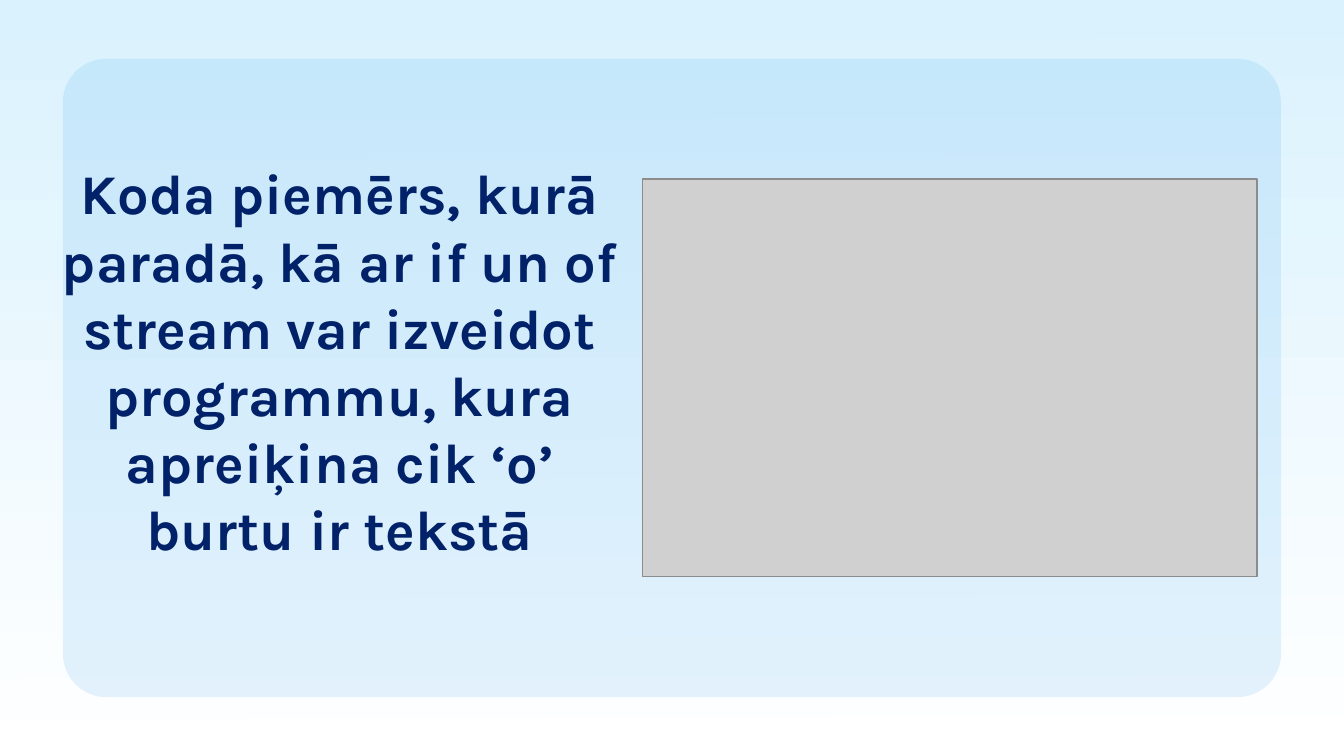
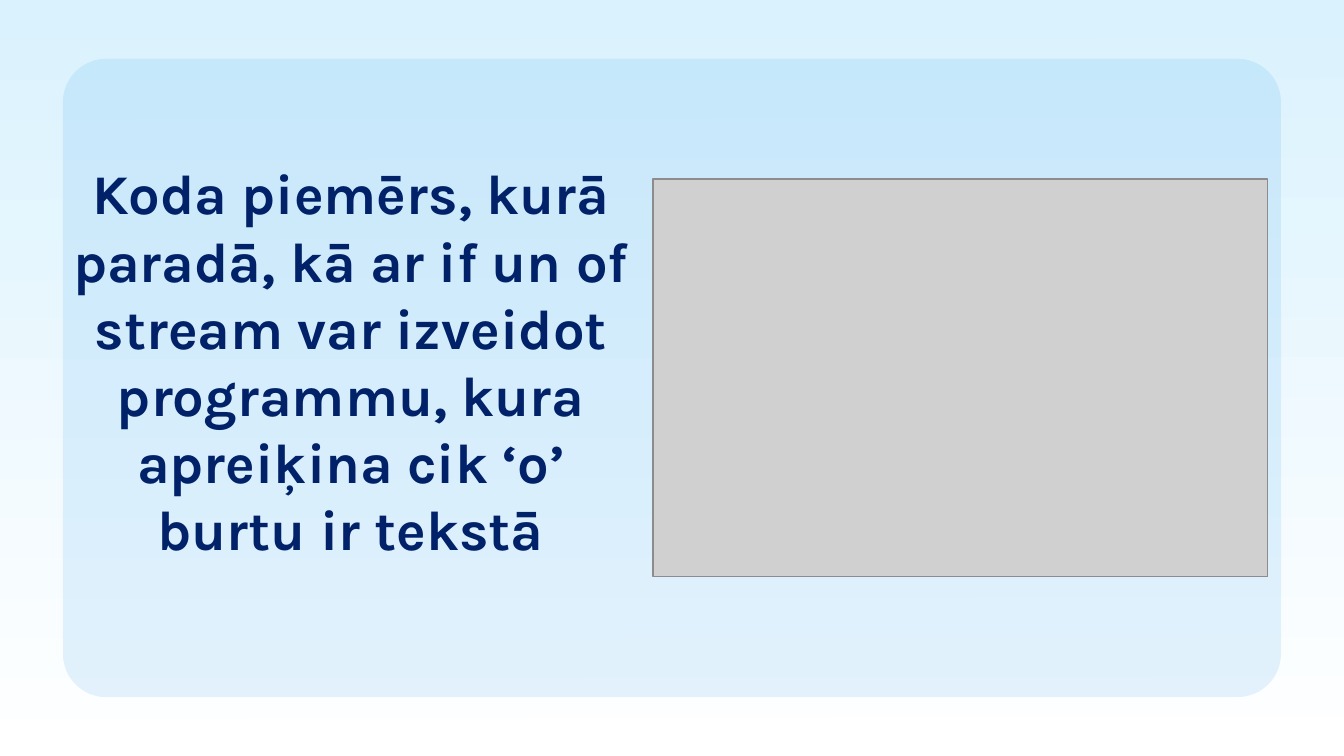
Before and after one commit to SilinsLVT/Teksta_Datnes_Eksamens, a slide deck: slide 17 of Materiāls un diagrammas/TekstaDatnes_Lukass.pptx. Drawn at 1344x756 pixels with LibreOffice and Linux fonts; fonts in the diff are those of the drawing; grey boxes stand for pictures. Boxes give left, top, right and bottom in pixels: in the first picture for what was removed or moved away, otherwise in the second. Text is boxed around its words. In the diff, an @@ line names an element or a change of style, - is before the commit and + after.

```diff
--- a/Materiāls un diagrammas/TekstaDatnes_Lukass.pptx
+++ b/Materiāls un diagrammas/TekstaDatnes_Lukass.pptx
@@ title "Koda piemērs, kurā paradā, kā ...": place and size @@
-title "Koda piemērs, kurā paradā, kā ..." at box(62, 174, 617, 551)
+title "Koda piemērs, kurā paradā, kā ..." at box(73, 174, 628, 551)
@@ picture: place and size @@
-picture at box(642, 179, 1257, 577)
+picture at box(653, 179, 1267, 577)
```
Also in this commit, not shown: 3 other slides changed, 1 slide added.
